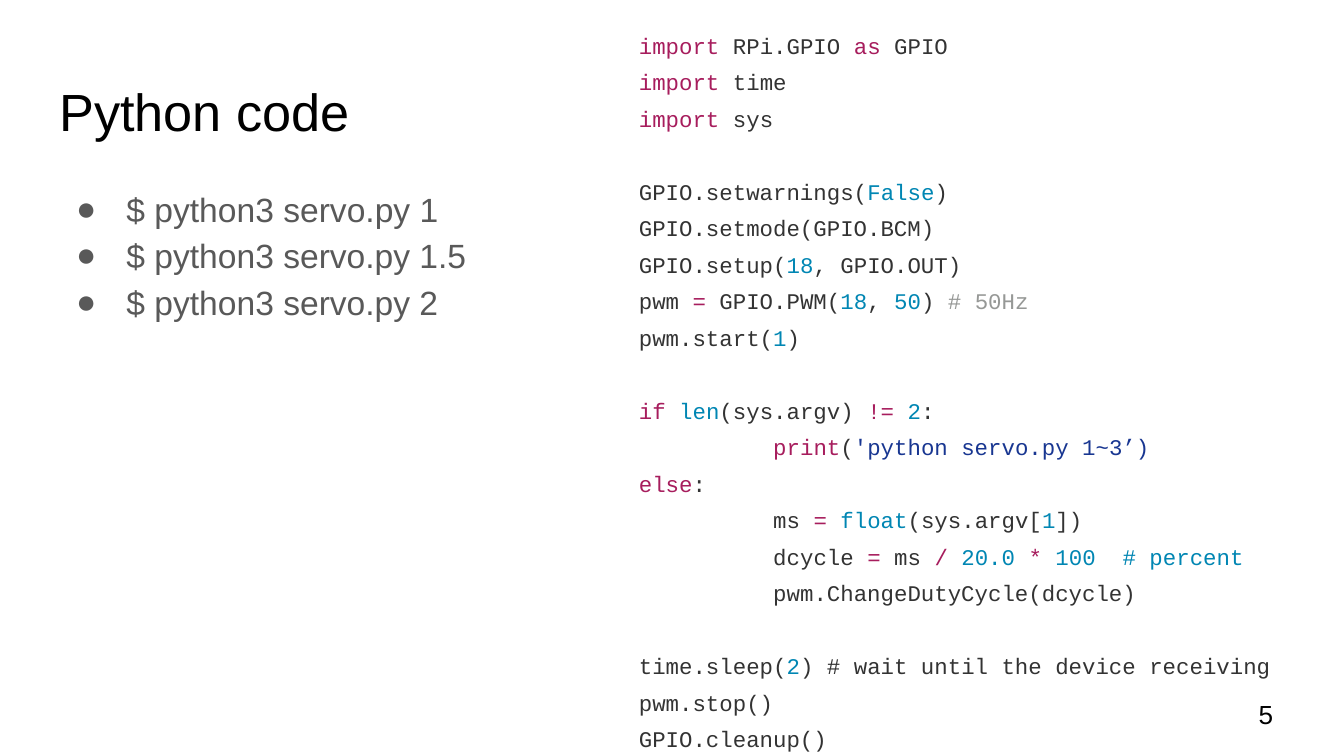
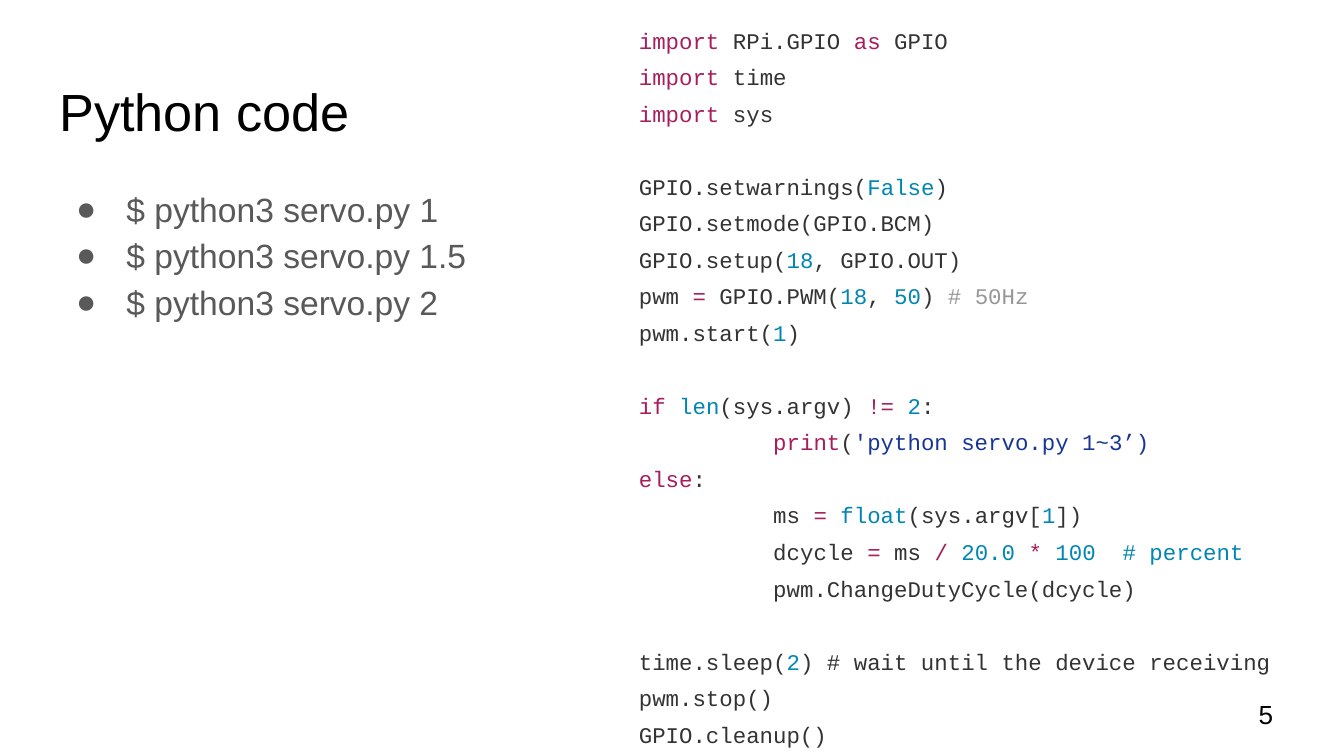
Before and after one commit to jyheo/raspberry_class, a slide deck: slide 5 of lecture-notes/raspberrypi-pwm-servo.pptx. Drawn at 1344x756 pixels with LibreOffice and Linux fonts; fonts in the diff are those of the drawing. Boxes give left, top, right and bottom in pixels: in the first picture for what was removed or moved away, otherwise in the second. Text is boxed around its words. In the diff, an @@ line names an element or a change of style, - is before the commit and + after.

Commit message:
pwm servo

```diff
--- a/lecture-notes/raspberrypi-pwm-servo.pptx
+++ b/lecture-notes/raspberrypi-pwm-servo.pptx
@@ text "import RPi.GPIO as GPIO": place and size @@
-text "import RPi.GPIO as GPIO" at (639, 38, 1270, 752)
+text "import RPi.GPIO as GPIO" at (639, 33, 1270, 748)
```
Also in this commit, not shown: 1 other slide changed.
